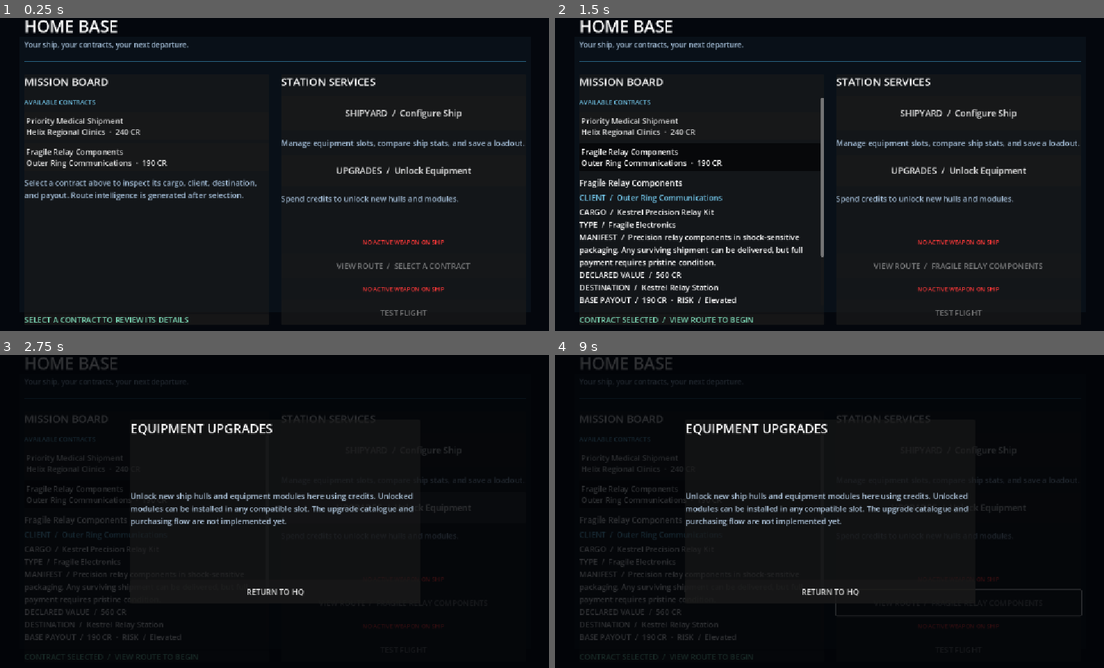
Above: before the commit, frames 1-4 (two rows, left to right).
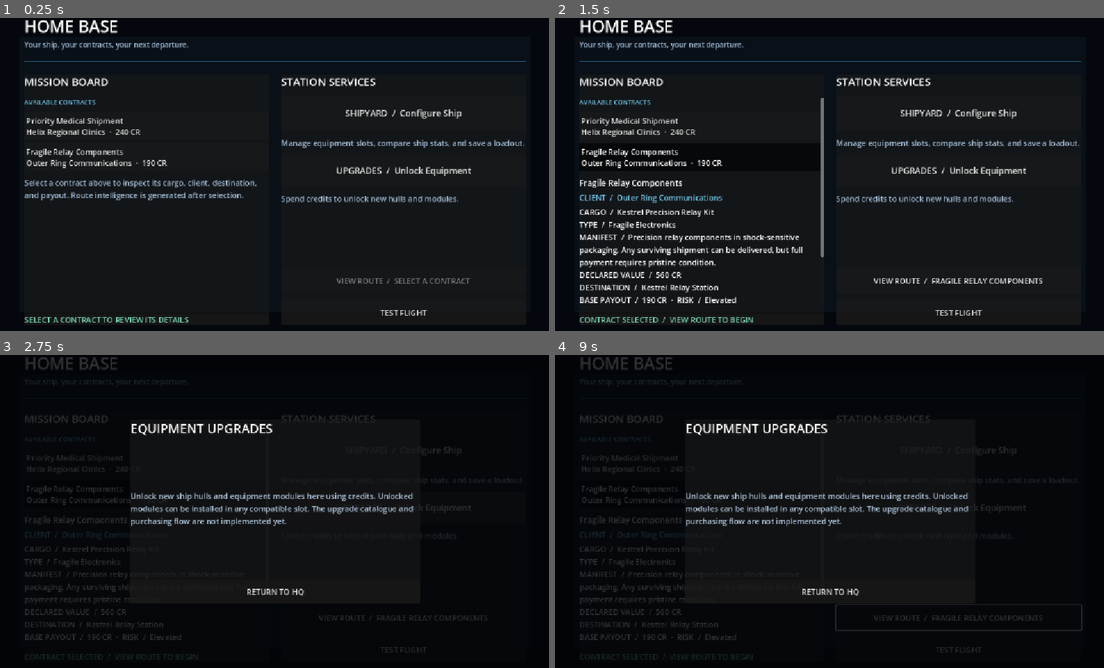
Above: after the commit, the same moments.

Repository: Bbran4/SpaceDelivery
Game: Godot game, scene res://scenes/hq.tscn
Same seed, same stepped clock (60 frames per second), same inputs: the game is played once before the commit and once after it.
Inputs (mouse positions are in pixels of both pictures, inside the frame that each line leads up to):
- Up to frame 1 (0.25 s): no input
- Up to frame 2 (1.5 s): click "Priority Medical Shipment Hel…" at 0.5 s; click "Fragile Relay Components Oute…" at 1.25 s
- Up to frame 3 (2.75 s): click "UPGRADES / Unlock Equipment" at 2 s
- Up to frame 4 (9 s): click (961, 617) at 2.75 s, where only the run after the commit has a clickable "VIEW ROUTE / FRAGILE RELAY CO…"; click (961, 649) at 3.5 s, where only the run after the commit has a clickable "TEST FLIGHT"; click "RETURN TO HQ" at 4.25 s; click "SHIPYARD / Configure Ship" at 5 s; click "Starter Courier · Common" at 5.75 s; click "Return to HQ" at 6.5 s; tap Enter at 7.25, 8.75 s; move the mouse to (950, 495) at 7.27 s; hold D (right) 7.28-8 s; hold Tab 7.28-8 s; click (950, 495) at 7.42 s; tap Space at 8 s; drag from (719, 527) to (802, 574) at 8.02 s; move the mouse to (884, 442) at 8.77 s; hold D (right) from 8.78 s (still down); hold Tab from 8.78 s (still down)

The runs differ from the first frame. In frame 1, 0.8% of the frame differs, in the area x 61-86%, y 70-96%; in frame 2, 1.1%, in the area x 57-89%, y 70-96%; in frame 3, 0.2%; in frame 4, 0.5%.

Commit message:
Correct active weapon availability gate

Diff:
--- a/scripts/hq.gd
+++ b/scripts/hq.gd
@@ -143,7 +143,9 @@
 
 func _refresh_weapon_gates() -> void:
 	var active_build: Dictionary = ShipBuildStore.get_active_build()
-	var has_weapon: bool = not active_build.is_empty() or not ShipBuildStore.build_has_weapon("res://resources/hulls/starter_courier.tres", PackedStringArray(["res://resources/modules/basic_laser_module.tres"]))
+	var has_weapon: bool = not active_build.is_empty()
+	if active_build.is_empty():
+		has_weapon = ShipBuildStore.build_has_weapon("res://resources/hulls/starter_courier.tres", PackedStringArray(["res://resources/modules/basic_laser_module.tres"]))
 	if is_instance_valid(deliver_button):
 		deliver_button.disabled = selected_mission == null or not has_weapon
 	if is_instance_valid(test_flight_button):
